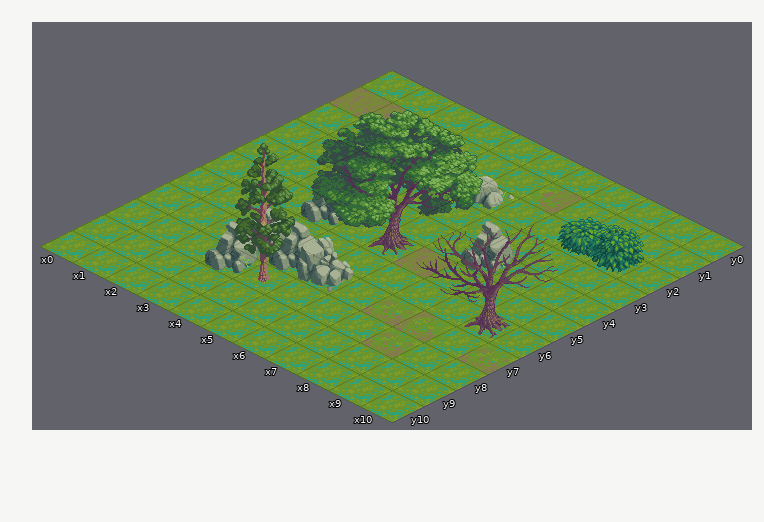
An edit to a level. Tiled map, res/levels/lvl3.tmx. That is the earlier state.
Cells are 64x32 px. Isometric: x runs down to the right, y down to the left. Shown: x 0..10, y 0..10.
The result:
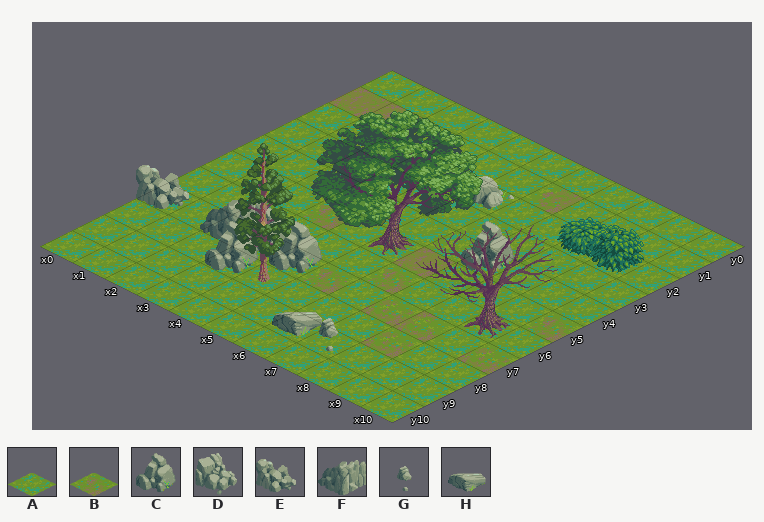
Key: from "iso-64x64-outside2": A 0, B 16, C 51, D 52, E 56, F 57, G 66, H 69.
_ is an empty cell, . an unchanged one.
From old to new:
--- layer "0"
@@ x 0..10 @@
- 4 ...A.......
- 5 ...C......A
- 6 ......A....
- 7 A.A..D.....
+ 4 ...B.......
+ 5 ...B......B
+ 6 ......B....
+ 7 E.F..B.....
@@ x 6..7 @@
- 9 AA
+ 9 HG
Pixel boxes of the changes (left, top, right, bottom) in both pictures:
changed: (136, 165, 261, 239)
changed: (272, 194, 416, 351)
changed: (520, 314, 576, 342)
